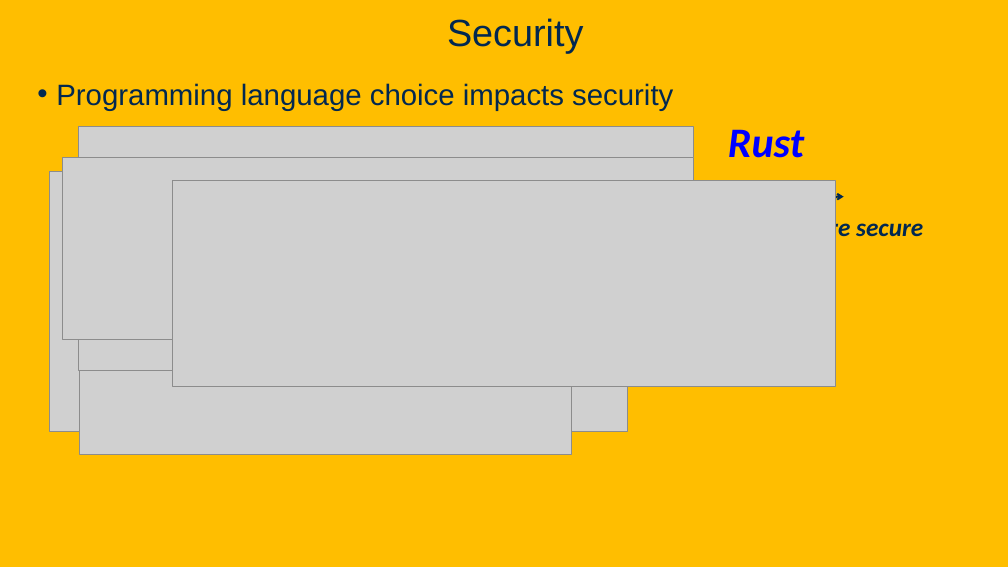
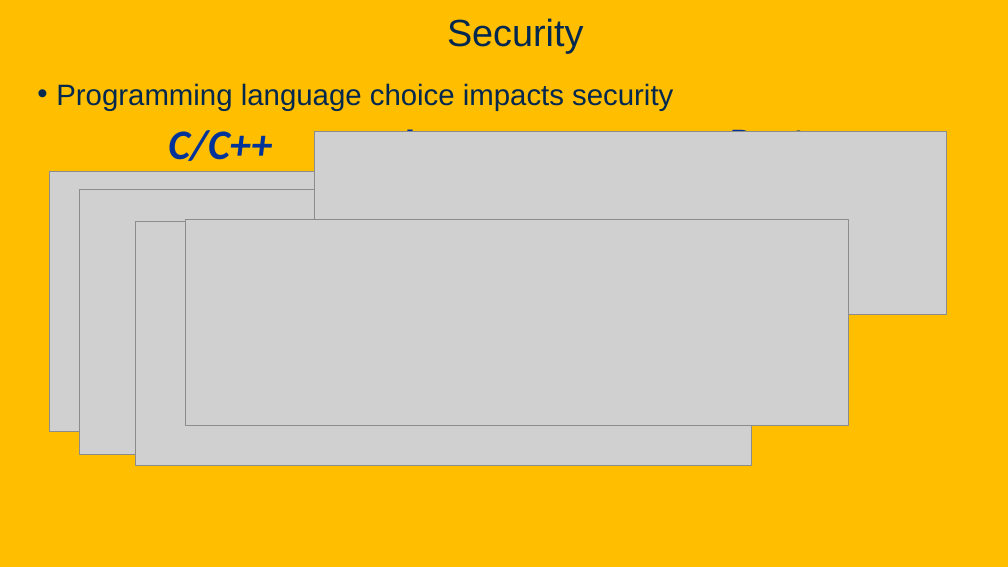
Before and after one commit to davsec-teaching/ecs160-f25, a slide deck: slide 34 of slides/1_logistics_and_course_introduction.pptx (slide 32 before the commit). Drawn at 1008x567 pixels with LibreOffice and Linux fonts; fonts in the diff are those of the drawing; grey boxes stand for pictures; background and template pictures are left out. Boxes give left, top, right and bottom in pixels: in the first picture for what was removed or moved away, otherwise in the second. Text is boxed around its words. In the diff, an @@ line names an element or a change of style, - is before the commit and + after.

```diff
--- a/slides/1_logistics_and_course_introduction.pptx
+++ b/slides/1_logistics_and_course_introduction.pptx
@@ text colour #0000FF to #003399 in 4 elements at box(728, 122, 804, 132), box(517, 124, 595, 132), box(168, 130, 272, 161), box(346, 124, 469, 132) @@
@@ picture: place and size @@
-picture at box(62, 157, 694, 340)
+picture at box(315, 132, 947, 315)
@@ picture: place and size @@
-picture at box(79, 126, 694, 370)
+picture at box(135, 222, 751, 465)
@@ picture: place and size @@
-picture at box(172, 181, 836, 387)
+picture at box(185, 219, 848, 426)
@@ text removed at box(794, 216, 923, 243) @@
-More secure
```
Also in this commit, not shown: 15 other slides changed, 3 slides added, 1 slide removed.
